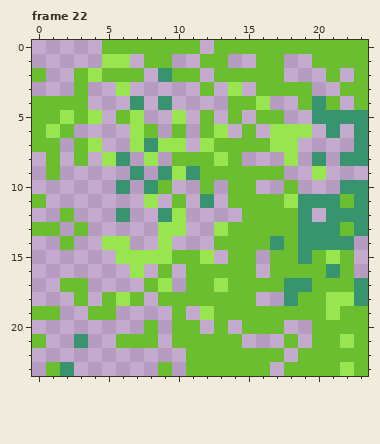
Pixel-art file -- assets/images.aseprite. That is the earlier state.
24x24 pixels, 22 frames. Shown: frame 22. The commit also changed other frames, which this record leaves out.
After:
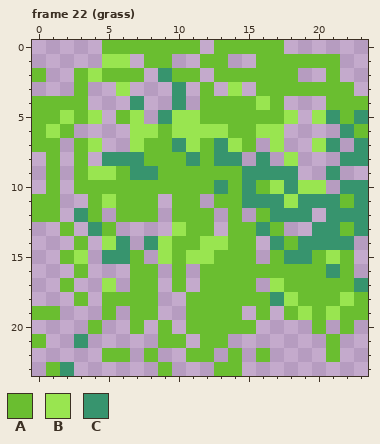
Palette (. is transparent): A #6abe30  B #99e550  C #37946e
Change:
Changed rows in their new state; - is an unchanged pixel.
Frame 22 (grass):
first column x 0:
 0 ------------------......
 1 ------------------AA--..
 2 ------------------A----.
 3 ----------C---------AA-.
 4 ---------.C-AA---A-..-A-
 5 ---------C-B-A-A--B-B-A-
 6 --------BABBB-A-B-..-.CA
 7 --------AACBACB-.-.-BC--
 8 -----C-CAA-C-CC-C---.---
 9 ---ABBA-CAAA---CCCC-.C--
10 -A-AAAAAA-AA-C-CABCBB---
11 -A--ABAAA--A.A-CCC------
12 AA.CA-AAA.AAA-A.-CC-----
13 ..A.CA---.-AA.--C-..----
14 --.A--C-C-AABB--.-------
15 --AB-CCA.--B-A----C-----
16 ---A---AA.A.----A-------
17 ---.-B-A-.A.-A--.BAA----
18 ------A-A..-----ACB--A-A
19 ----.--AA-.AA--.-.-B----
20 ----A--A.A.-A-A-..---.-.
21 ------...A-.--.---.-.-..
22 -----AA-A----.-.-.-..-..
23 -----------..--..-......
